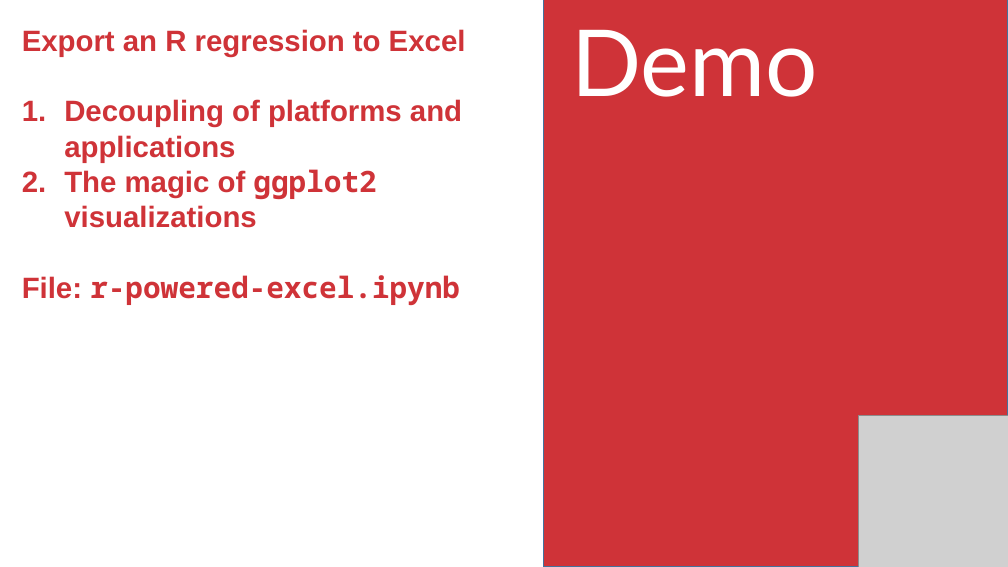
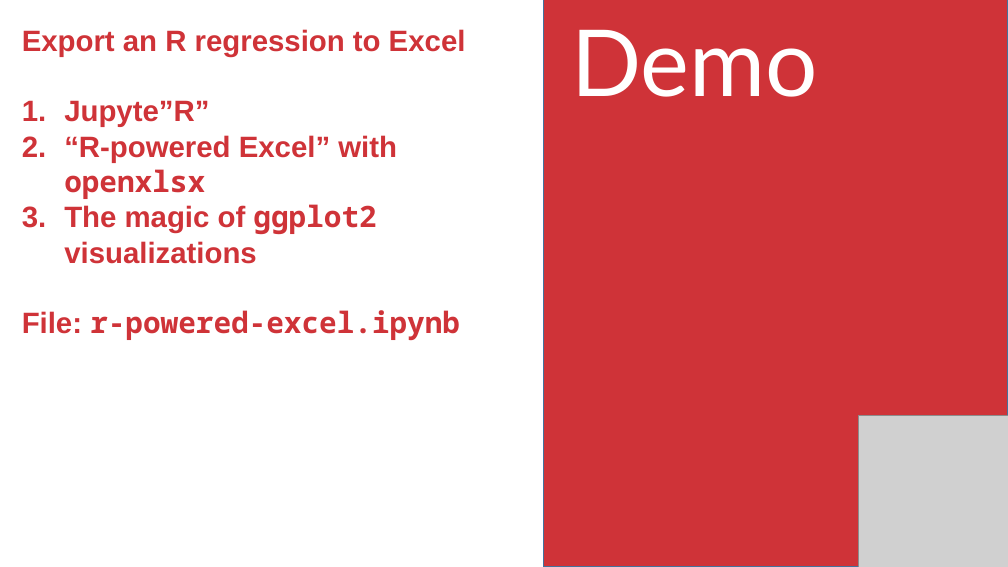
Before and after one commit to stringfestdata/advancing-into-analytics-ps-meetup, a slide deck: slide 25 of advancing-into-analytics-presentation.pptx. Drawn at 1008x567 pixels with LibreOffice and Linux fonts; fonts in the diff are those of the drawing; grey boxes stand for pictures. Boxes give left, top, right and bottom in pixels: in the first picture for what was removed or moved away, otherwise in the second. Text is boxed around its words. In the diff, an @@ line names an element or a change of style, - is before the commit and + after.

```diff
--- a/advancing-into-analytics-presentation.pptx
+++ b/advancing-into-analytics-presentation.pptx
@@ text at [64, 100, 397, 199]: text changed @@
-1. Decoupling of platforms and applications
+1. Jupyte”R”
+2. “R-powered Excel” with openxlsx
```
Also in this commit, not shown: 11 other slides changed, 6 slides added, 5 slides removed, 1 other file.
